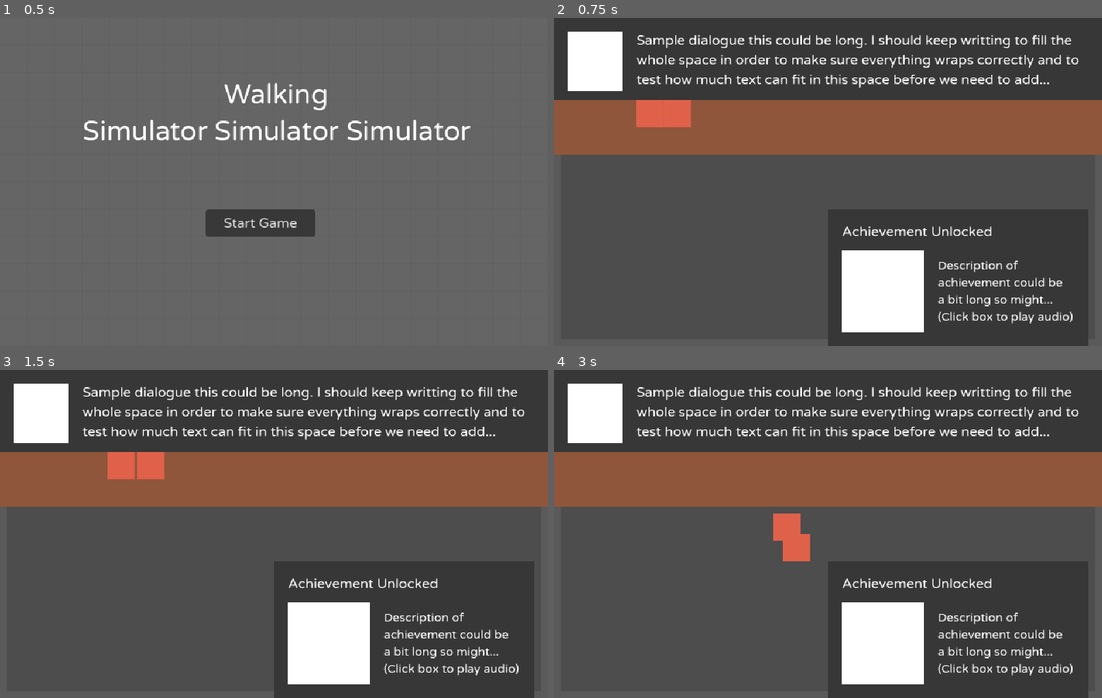
Above: before the commit, frames 1-4 (two rows, left to right).
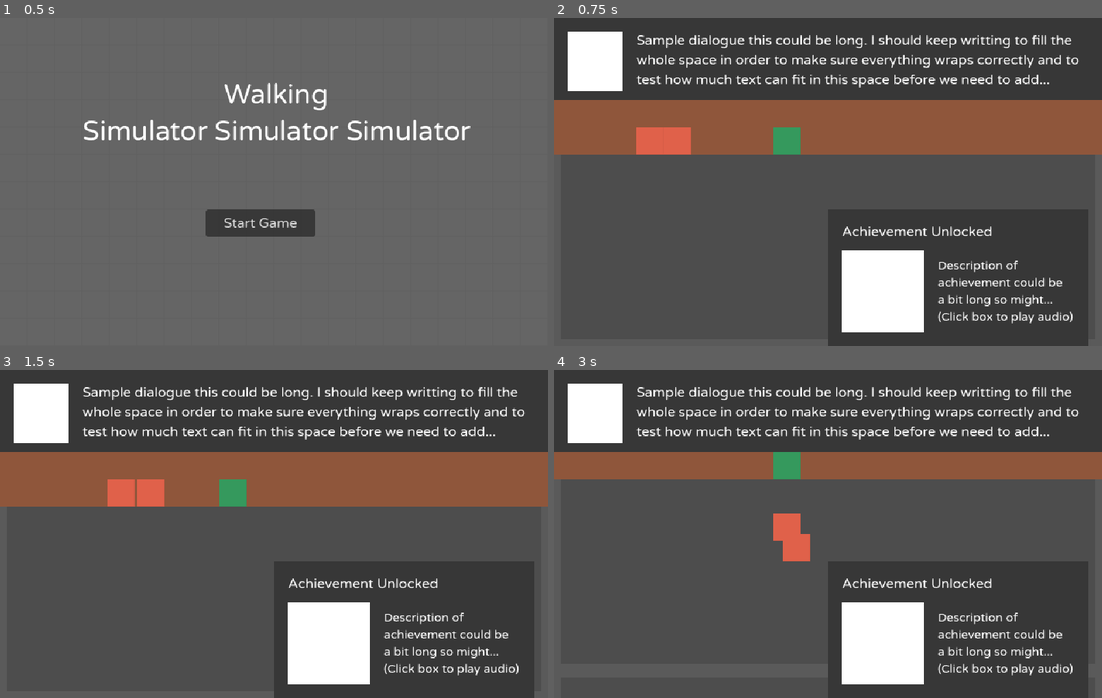
Above: after the commit, the same moments.

Repository: strawstack/MinnHax2023
Game: Godot game, scene res://main_menu.tscn
The game is run twice, just before and just after one commit, with the same random seed, the same clock (stepped at 60 frames per second) and the same inputs.
Inputs:
- Up to frame 1 (0.5 s): no input
- Up to frame 2 (0.75 s): click "Start Game" at 0.5 s
- Up to frame 3 (1.5 s): tap Enter at 1.25 s; hold Right (right) from 1.28 s (still down)
- Up to frame 4 (3 s): release Right (right) at 2.03 s; hold Down (down) 2.03-2.78 s; hold Right (right) from 2.78 s (still down)

Frame 1 is identical in both runs. In frame 2, 2.1% of the frame differs, in the area x 15-45%, y 25-42%; in frame 3, 2.1%; in frame 4, 8.8%, in the area x 0-100%, y 25-42%.

Commit message:
Players can walk on tiles and trigger events. Started implementing json event file format

Diff:
--- /dev/null
+++ b/MinnMaxGodot/events/atTheTurn/data.json
@@ -0,0 +1,10 @@
+{
+	"data": [
+		{"ben": "Let us know if the chat wants to see anything. We can show them our walking shoes, leg muscles, really whatever they want…"},
+		{"leo": "I was expecting you to make fun of mine way sooner."},
+		{"ben": "Your walking shoes? Yeah, what’s going on here."},
+		{"achievement": "crocking it and rocking it"},
+		{"leo": "I’m crocking it and rocking it."},
+		{"janet": "Nice."}
+	]
+}
--- /dev/null
+++ b/MinnMaxGodot/events/halfwayToTurn/data.json
@@ -0,0 +1,18 @@
+{
+	"data": [
+		{
+			"type": "text",
+			"name": "ben",
+			"value": "Let us know if the chat wants to see anything. We can show them our walking shoes, leg muscles, really whatever they want…"
+		},
+		{"leo": "I was expecting you to make fun of mine way sooner."},
+		{"ben": "Your walking shoes? Yeah, what’s going on here."},
+		{
+			"type": "achievement",
+			"value": "crocking it and rocking it",
+			"audio": "[audio event here]"
+		},
+		{"leo": "I’m crocking it and rocking it."},
+		{"janet": "Nice."}
+	]
+}
--- a/MinnMaxGodot/main.gd
+++ b/MinnMaxGodot/main.gd
@@ -1,4 +1,8 @@
 extends Node
+
+@export var leoNode: Node
+@export var benNode: Node
+@export var tagsNode: Node
 
 var readyLookup = {
 	"leo": false,
@@ -7,6 +11,7 @@
 
 var state = {
 	"ready": false,
+	"eventInProgress": false,
 	"active_char": "ben",
 	"leo": {
 		"cell": Vector2(0, 0),
@@ -34,6 +39,12 @@
 func worldToCell(worldVec):
 	return Vector2(floor(worldVec.x / 32.0), floor(worldVec.y / 32.0))
 
+func hashCell(cell):
+	return str(cell.x) + ":" + str(cell.y)
+
+func getTagsNode():
+	return tagsNode
+
 func getState():
 	return state
 
--- a/MinnMaxGodot/main.tscn
+++ b/MinnMaxGodot/main.tscn
@@ -11,6 +11,7 @@
 [ext_resource type="Texture2D" uid="uid://b2ngcyh38rrkx" path="res://sketchTiles/path.png" id="3_vgt1p"]
 [ext_resource type="Texture2D" uid="uid://bt1org0pse514" path="res://sketchTiles/road.png" id="4_coeis"]
 [ext_resource type="Texture2D" uid="uid://d0eexcrkvglwl" path="res://sketchTiles/water.png" id="5_mt5f3"]
+[ext_resource type="Script" path="res://tags.gd" id="12_yauqq"]
 
 [sub_resource type="TileSetAtlasSource" id="TileSetAtlasSource_cbpvf"]
 texture = ExtResource("1_1yxql")
@@ -45,8 +46,11 @@
 sources/3 = SubResource("TileSetAtlasSource_hc6do")
 sources/4 = SubResource("TileSetAtlasSource_aathe")
 
-[node name="main" type="Node"]
+[node name="main" type="Node" node_paths=PackedStringArray("leoNode", "benNode", "tagsNode")]
 script = ExtResource("1_wx1i1")
+leoNode = NodePath("leo")
+benNode = NodePath("ben")
+tagsNode = NodePath("tags")
 
 [node name="CanvasLayer" type="CanvasLayer" parent="."]
 
@@ -194,7 +198,7 @@
 layer_0/tile_data = PackedInt32Array(131072, 3, 0, 131073, 3, 0, 131074, 3, 0, 131075, 3, 0, 131076, 3, 0, 131077, 3, 0 …(7519 unchanged characters)…
 
 [node name="leo" type="Node2D" parent="."]
-position = Vector2(96, 96)
+position = Vector2(96, 128)
 script = ExtResource("2_g2cil")
 charName = "leo"
 
@@ -204,7 +208,7 @@
 texture = ExtResource("1_sodhu")
 
 [node name="ben" type="Node2D" parent="."]
-position = Vector2(128, 96)
+position = Vector2(128, 128)
 script = ExtResource("2_g2cil")
 charName = "ben"
 
@@ -217,3 +221,13 @@
 position = Vector2(-32, 0)
 limit_left = 0
 limit_top = 0
+
+[node name="tags" type="Node2D" parent="."]
+script = ExtResource("12_yauqq")
+
+[node name="halfwayToTurn" type="Node2D" parent="tags"]
+position = Vector2(272, 144)
+
+[node name="Sprite2D" type="Sprite2D" parent="tags/halfwayToTurn"]
+modulate = Color(0.207843, 0.6, 0.364706, 1)
+texture = ExtResource("1_sodhu")
--- a/MinnMaxGodot/player.gd
+++ b/MinnMaxGodot/player.gd
@@ -1,15 +1,21 @@
 extends Node2D
 
 var gc
+var tagsNode
 @export var charName: String = ""
 
 func _ready():
 	gc = get_tree().root.get_node("main")
 	var curCell = currentCell()
+	tagsNode = gc.getTagsNode()
 	gc.setState(func(s): s[charName]["cell"] = curCell)
 	gc.reportReady(charName)
 
 func movingFalse():
+	var state = gc.getState()
+	var currentCell = currentCell()
+	if state["active_char"] == charName:
+		tagsNode.triggerEvent(currentCell)
 	gc.setState(func(s): s[charName]["moving"] = false)
 
 func move(targetCell):
--- /dev/null
+++ b/MinnMaxGodot/tags.gd
@@ -0,0 +1,39 @@
+extends Node2D
+
+var gc
+var tagLookup = {}
+
+func _ready():
+	gc = get_tree().root.get_node("main")
+	for child in get_children():
+		var hashCell = gc.hashCell(gc.worldToCell(child.get_global_position()))
+		tagLookup[hashCell] = child.name
+
+func triggerEvent(cell):
+	var hashCell = gc.hashCell(cell)
+	if hashCell in tagLookup:
+		var eventName = tagLookup[hashCell]
+		var pathName = "res://events/" + eventName + "/data.json"
+		var jsonString = readFile(pathName)
+		var data = parseJSON(jsonString)
+		startEvent(data.data)
+
+func readFile(pathName):
+	var file = FileAccess.open(pathName, FileAccess.READ)
+	var content = file.get_as_text()
+	return content
+
+func parseJSON(jsonString):
+	var json = JSON.new()
+	var error = json.parse(jsonString)
+	if error == OK:
+		return json.data
+	else:
+		print("JSON Parse Error: ", json.get_error_message(), " in ", jsonString, " at line ", json.get_error_line())
+
+func startEvent(data):
+	for step in data:
+		print(step)
+
+func _process(delta):
+	pass
Not shown: 1 places in MinnMaxGodot/main.tscn that only renumber resources
